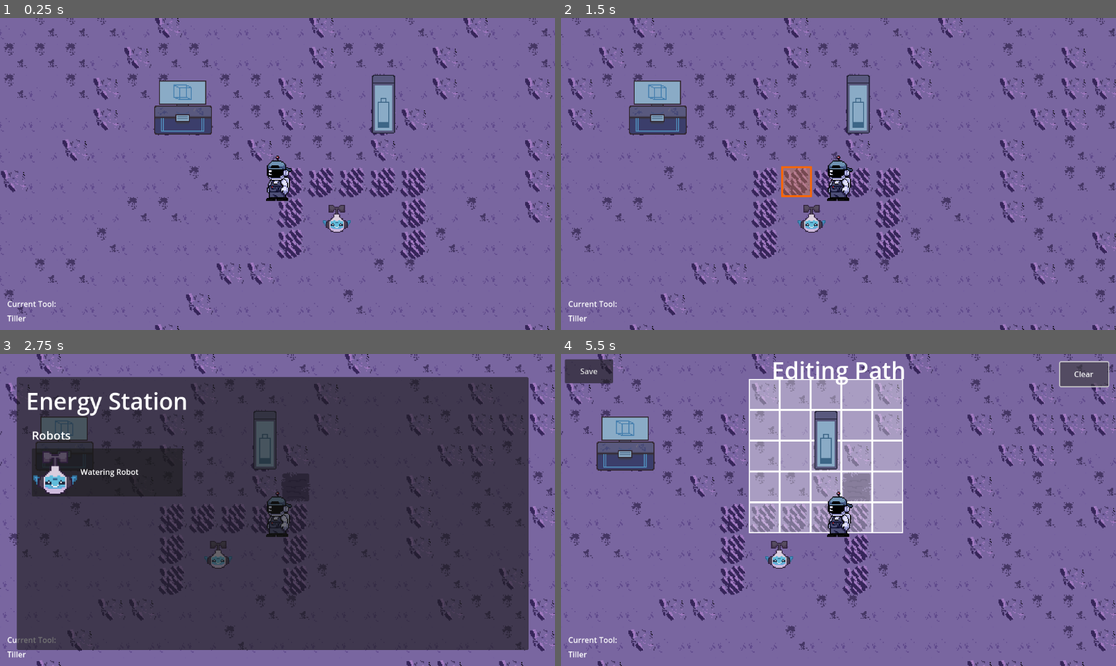
Above: before the commit, frames 1-4 (two rows, left to right).
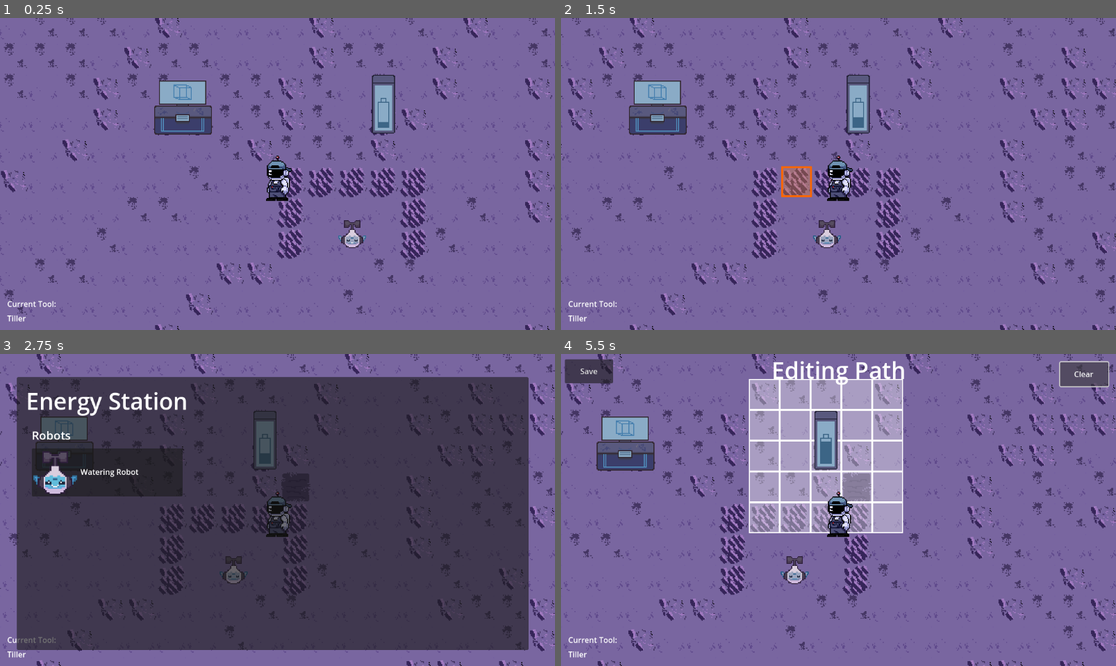
Above: after the commit, the same moments.

Repository: DevFTB/Moonbeam-Meadows
Game: Godot game, scene res://Level/moon.tscn
The game is run twice, just before and just after one commit, with the same random seed, the same clock (stepped at 60 frames per second) and the same inputs.
Inputs (mouse positions are in pixels of both pictures, inside the frame that each line leads up to):
- Up to frame 1 (0.25 s): no input
- Up to frame 2 (1.5 s): tap Enter at 0.5 s; move the mouse to (960, 158) at 0.52 s; hold D (move_right) 0.53-1.25 s; hold E (interact) 0.53-1.25 s; click (960, 158) at 0.67 s; drag from (727, 189) to (860, 105) at 1.27 s
- Up to frame 3 (2.75 s): tap Space at 2 s; move the mouse to (333, 441) at 2.02 s; hold D (move_right) from 2.03 s (still down); hold 1 (select_tool1) from 2.03 s (still down); click (333, 441) at 2.17 s; tap E (interact) at 2.3 s
- Up to frame 4 (5.5 s): release D (move_right) at 2.75 s; release 1 (select_tool1) at 2.75 s; click "Watering Robot" at 2.75 s; click "Edit Path" at 3.5 s; click "Save" at 4.25 s; click "Clear" at 5 s

The runs differ from the first frame. In frame 1, 0.5% of the frame differs, in the area x 58-66%, y 59-74%; in frame 2, 0.5%; in frame 3, 0.4%; in frame 4, 0.6%, in the area x 36-49%, y 28-74%.

Commit message:
power down / on animations, fixed signal errors

Diff:
--- a/GUI/InventoryGUI.gd
+++ b/GUI/InventoryGUI.gd
@@ -14,10 +14,3 @@
 		new_text += "%dx %s \n" % [inventory.inventory[item], item.item_name]
 
 	text = new_text
-
-
-
-
-func _on_phone_gui_opened_menu():
-	update_text()
-	pass # Replace with function body.
--- a/Level/Energy Station/EnergyStationGUI.gd
+++ b/Level/Energy Station/EnergyStationGUI.gd
@@ -19,7 +19,7 @@
 		child.queue_free()
 
 	for robot in energy_station.robots:
-		print(robot)
+		(robot)
 		var new_tile = robot_list_tile.instantiate()
 		new_tile.set_robot(robot)
 		new_tile.set_parent_gui(self)
--- a/Level/Quests/QuestResource.gd
+++ b/Level/Quests/QuestResource.gd
@@ -62,7 +62,7 @@
 	var req_test = "Requirements: \n"
 	for item in quest_items.keys():
 		req_test += "%dx %s" % [quest_items[item], item.item_name]
-	print("sdf " + req_test)
+	("sdf " + req_test)
 	return req_test
 
 func get_reward_text():
--- a/Level/Quests/QuestsGUI.gd
+++ b/Level/Quests/QuestsGUI.gd
@@ -29,7 +29,3 @@
 	for i in range(quests.size()):
 		quest_boxes[i].set_quest(quests[i])
 	pass
-
-func _on_phone_gui_opened_menu():
-	set_quests(quests)
-	pass # Replace with function body.
--- /dev/null
+++ b/Level/RobotAnimationController.gd
@@ -0,0 +1,20 @@
+extends AnimatedSprite2D
+
+func _ready():
+	animation_finished.connect(on_animation_finished)
+	pass
+func power_down():
+	play("power_down")
+	pass
+
+func power_on():
+	play("power_up")
+	pass
+
+func on_animation_finished():
+	print(animation)
+	if animation == "power_down":
+		play("unpowered")
+	if animation == "power_up":
+		play("powered")
+	pass
--- a/Level/Trade Station/InteractableConstruction.gd
+++ b/Level/Trade Station/InteractableConstruction.gd
@@ -19,7 +19,7 @@
 	pass # Replace with function body.
 
 func _on_interact_area_body_exited(body:Node2D):
-	if body == interacting_player and gui.visible:
+	if body == interacting_player:
 		interacting_player.unfreeze()
 		interacting_player = null
 		gui.hide()
--- a/Level/Trade Station/TSBuyItemGUI.gd
+++ b/Level/Trade Station/TSBuyItemGUI.gd
@@ -37,7 +37,7 @@
 	$VBoxContainer/HBoxContainer/CostLabel.text = str(item.buy_price)
 
 func start_multibuy():
-	print("start multibuy")
+	("start multibuy")
 
 	if pressed:
 		multibuy = true
@@ -60,7 +60,7 @@
 func _on_buy_button_button_up():
 	pressed = false
 	if multibuy:
-		print("multibuy %d" % multibuy_amount)
+		("multibuy %d" % multibuy_amount)
 		currency_manager.buy(trade_station.get_interacting_player(), item, multibuy_amount)
 		multibuy = false
 		$VBoxContainer/BuyButton.text = "Buy 1"
--- a/Level/Trade Station/TSSellItemGUI.gd
+++ b/Level/Trade Station/TSSellItemGUI.gd
@@ -38,7 +38,7 @@
 	$VBoxContainer/HBoxContainer/CostLabel.text = str(item.sell_price)
 
 func start_multisell():
-	print("start multisell")
+	("start multisell")
 
 	if pressed:
 		multisell = true
@@ -61,7 +61,7 @@
 func _on_sell_button_button_up():
 	pressed = false
 	if multisell:
-		print("multisell %d" % multisell_amount)
+		("multisell %d" % multisell_amount)
 		currency_manager.sell(trade_station.get_interacting_player(), item ,multisell_amount)
 		multisell = false
 		$VBoxContainer/SellButton.text = "Sell 1"
--- a/Level/moon.tscn
+++ b/Level/moon.tscn
@@ -34,6 +34,7 @@
 [ext_resource type="Resource" uid="uid://bhgci1lelg6mr" path="res://Robots/WateringRobot/water_robot_resource.tres" id="30_acke8"]
 [ext_resource type="Script" path="res://Level/Energy Station/EnergyStation.gd" id="31_d0ajy"]
 [ext_resource type="Script" path="res://Level/EditingCamera.gd" id="34_jlqph"]
+[ext_resource type="Script" path="res://Level/RobotAnimationController.gd" id="34_jpdug"]
 [ext_resource type="Texture2D" uid="uid://cpllgfkuq2efd" path="res://Level/Energy Station/energy_station.png" id="34_nfl1j"]
 
 [sub_resource type="AtlasTexture" id="AtlasTexture_0yc4t"]
@@ -141,6 +142,8 @@
 
 [node name="AnimatedSprite2D" type="AnimatedSprite2D" parent="Energy Station"]
 sprite_frames = SubResource("SpriteFrames_6xwl5")
+autoplay = "default"
+frame_progress = 0.330715
 offset = Vector2(0, -16)
 
 [node name="InteractArea" type="Area2D" parent="Energy Station"]
@@ -778,15 +781,16 @@
 [node name="Robots" type="Node2D" parent="."]
 
 [node name="Robot" type="CharacterBody2D" parent="Robots" groups=["robot"]]
-position = Vector2(480, 384)
+position = Vector2(496, 400)
 motion_mode = 1
 script = ExtResource("29_ho6k8")
 robot_type = ExtResource("30_acke8")
 
-[node name="AnimatedSprite2D" type="AnimatedSprite2D" parent="Robots/Robot"]
+[node name="RobotAnimationController" type="AnimatedSprite2D" parent="Robots/Robot"]
 position = Vector2(0, -10)
 sprite_frames = ExtResource("25_cbu3v")
-frame_progress = 0.81883
+animation = &"power_up"
+script = ExtResource("34_jpdug")
 
 [node name="CollisionShape2D" type="CollisionShape2D" parent="Robots/Robot"]
 shape = SubResource("CircleShape2D_we5yd")
@@ -804,12 +808,6 @@
 [connection signal="body_entered" from="Energy Station/InteractArea" to="Energy Station" method="_on_interact_area_body_entered"]
 [connection signal="body_exited" from="Energy Station/InteractArea" to="Energy Station" method="_on_interact_area_body_exited"]
 [connection signal="tool_changed" from="Player" to="CanvasLayer/GUI/ToolGUI" method="_on_player_tool_changed"]
-[connection signal="closed_menu" from="CanvasLayer/GUI/OverscreenUI/PhoneGUI" to="Player" method="_on_gui_closed_menu"]
-[connection signal="opened_menu" from="CanvasLayer/GUI/OverscreenUI/PhoneGUI" to="Player" method="_on_gui_opened_menu"]
-[connection signal="opened_menu" from="CanvasLayer/GUI/OverscreenUI/PhoneGUI" to="CanvasLayer/GUI/OverscreenUI/PhoneGUI/Inventory/InventorySections/VBoxContainer/Label2" method="_on_phone_gui_opened_menu"]
-[connection signal="opened_menu" from="CanvasLayer/GUI/OverscreenUI/PhoneGUI" to="CanvasLayer/GUI/OverscreenUI/PhoneGUI/Inventory/InventorySections/VBoxContainer2/Label2" method="_on_phone_gui_opened_menu"]
-[connection signal="opened_menu" from="CanvasLayer/GUI/OverscreenUI/PhoneGUI" to="CanvasLayer/GUI/OverscreenUI/PhoneGUI/Inventory/InventorySections/VBoxContainer3/Label3" method="_on_phone_gui_opened_menu"]
-[connection signal="opened_menu" from="CanvasLayer/GUI/OverscreenUI/PhoneGUI" to="CanvasLayer/GUI/OverscreenUI/PhoneGUI/Quests" method="_on_phone_gui_opened_menu"]
 [connection signal="pressed" from="CanvasLayer/GUI/OverscreenUI/EnergyStationGUI/RobotDetails/RobotActionButtonGrid/EditPathButton" to="CanvasLayer/GUI/OverscreenUI/EnergyStationGUI" method="_on_edit_path_button_pressed"]
 [connection signal="pressed" from="CanvasLayer/GUI/PathSelectionGUI/SaveButton" to="CanvasLayer/GUI/PathSelectionGUI" method="_on_save_button_pressed"]
 [connection signal="pressed" from="CanvasLayer/GUI/PathSelectionGUI/ClearButton" to="CanvasLayer/GUI/PathSelectionGUI" method="_on_clear_button_pressed"]
--- a/Robots/PathSelectionGUI.gd
+++ b/Robots/PathSelectionGUI.gd
@@ -46,7 +46,7 @@
 	var is_traversible = level.get_cell_tile_data(0, new_point).get_custom_data("r_traversible")
 	var is_continuous = grid_positions.size() == 0 or (grid_positions.back() - new_point).length() == 1
 	if is_not_same and is_traversible and is_continuous:
-		print(new_point)
+		(new_point)
 		grid_positions.append(new_point)
 
 		update_path_visual()
--- a/Robots/Robot.gd
+++ b/Robots/Robot.gd
@@ -43,18 +43,27 @@
 
 func _physics_process(_delta):
 	if is_navigation_finished:
-		# decide next destination
-		if has_energy() and powered:
-			if temp_path.size() == 0:
-				if path.size() > 1 and energy >= move_energy_cost:
+		# check if should power down
+		if powered:
+			if not has_energy() or path.size() <= 1:
+				power_down()
+				return
+
+			# travelling temp path overrides normal path
+			if temp_path.is_empty():
+
+				# start moving to next grid in path if possible
+				if energy >= move_energy_cost:
 					path_index = (path_index + 1) % path.size()
 					if level.is_traversible(path[path_index]):
 						move_to_grid(path[path_index])
 					else:
 						power_down()
 
+
+				# try do action in all action directions
 				var current_position = get_current_position()
-				if path.size() > 0 and last_acted != current_position:
+				if last_acted != current_position:
 					#do actions
 					for action in action_directions:
 						var action_position = current_position + action
@@ -62,12 +71,12 @@
 							do_action(action_position)
 
 					last_acted = current_position
-					print("--------------------------------------")
+					("--------------------------------------")
 			else:
+				# temp path doesn't cost energy.
 				move_to_grid(temp_path.pop_front())
-		else:
-			power_down()
 	else:
+		# movement code
 		if target_position != null:
 			var movement_delta = movement_speed * _delta * Vector2(direction)
 			var disp = (level.map_to_local(target_position)- Vector2(global_position) + movement_delta).length()
@@ -80,25 +89,37 @@
 		else:
 			is_navigation_finished = true
 
-func on_traversability_update(grid_position: Vector2i, traversible: bool):
-	astar.set_point_solid(grid_position, not traversible)
+func can_do_action(grid_position: Vector2i)->bool:
+	return false
 
-func has_energy():
-	return energy > 0
+func do_action(grid_position: Vector2i) -> void:
+	energy -= action_energy_cost
+	pass
 
 func power_down():
 	powered = false
+	$RobotAnimationController.power_down()
 	pass
+
+func power_on():
+	powered= true
+	$RobotAnimationController.power_on()
+
+func check_power():
+	if has_energy():
+		power_on()
+	else:
+		power_down()
 
 func set_path(new_path: Array[Vector2]):
 	path = new_path
+	check_power()
 	if powered:
 		move_to_grid(path[1])
 		path_index = 1
 	else:
 		path_index = 0
 
-	energy -= move_energy_cost
 	pass
 
 func move_to_grid(grid_position: Vector2i):
@@ -107,7 +128,8 @@
 		if (current_position - grid_position).length() == 1:
 			direction =  grid_position - current_position
 			target_position = grid_position
-			print("target %s" % str(target_position))
+			("target %s" % str(target_position))
+			energy -= move_energy_cost
 			is_navigation_finished = false
 		else:
 			position = level.map_to_local(current_position)
@@ -116,13 +138,11 @@
 	else:
 		is_navigation_finished = true
 
-func can_do_action(grid_position: Vector2i)->bool:
-	return false
+func has_energy():
+	return energy > 0
 
-func do_action(grid_position: Vector2i) -> void:
-	energy -= action_energy_cost
-	pass
-
+func on_traversability_update(grid_position: Vector2i, traversible: bool):
+	astar.set_point_solid(grid_position, not traversible)
 func _on_NavigationAgent2D_velocity_computed(safe_velocity: Vector2):
 	# Move CharacterBody3D with the computed `safe_velocity` to avoid dynamic obstacles.
 	velocity = safe_velocity
--- a/Robots/WateringRobot.gd
+++ b/Robots/WateringRobot.gd
@@ -7,12 +7,12 @@
 
 func can_do_action(grid_position):
 	var should_water = level.get_water_level(grid_position) < water_threshold
-	print("water level at %s is %f" % [str(grid_position), level.get_water_level(grid_position)])
+	("water level at %s is %f" % [str(grid_position), level.get_water_level(grid_position)])
 	return water_tank > 0 and should_water
 
 func do_action(grid_position):
 	if level.water_land(grid_position):
-		print("watered land at %s" % str(grid_position))
-		print("water level now %d" % water_tank )
+		("watered land at %s" % str(grid_position))
+		("water level now %d" % water_tank )
 		water_tank -= 1
 		super.do_action(grid_position)
--- a/Robots/WateringRobot/water_robot_resource.tres
+++ b/Robots/WateringRobot/water_robot_resource.tres
@@ -12,4 +12,4 @@
 robot_type_name = "Watering Robot"
 robot_description = "A robot that waters squares"
 robot_icon = SubResource("AtlasTexture_khmc4")
-robot_energy_capacity = 60
+robot_energy_capacity = 30
--- a/Robots/WateringRobot/watering_robot_sprite_frames.tres
+++ b/Robots/WateringRobot/watering_robot_sprite_frames.tres
@@ -1,6 +1,32 @@
-[gd_resource type="SpriteFrames" load_steps=5 format=3 uid="uid://mo5wyk85dbu8"]
+[gd_resource type="SpriteFrames" load_steps=13 format=3 uid="uid://mo5wyk85dbu8"]
 
 [ext_resource type="Texture2D" uid="uid://b2g1vrdcednc8" path="res://Robots/WateringRobot/watering_robot.png" id="1_rlony"]
+[ext_resource type="Texture2D" uid="uid://clsfot2xray55" path="res://Robots/WateringRobot/watering_robot_power_down.png" id="1_vcjmv"]
+[ext_resource type="Texture2D" uid="uid://c2bn66laf61rs" path="res://Robots/WateringRobot/watering_robot_unpowered.png" id="3_cbmjq"]
+
+[sub_resource type="AtlasTexture" id="AtlasTexture_v7ri8"]
+atlas = ExtResource("1_vcjmv")
+region = Rect2(0, 0, 32, 32)
+
+[sub_resource type="AtlasTexture" id="AtlasTexture_1ogbf"]
+atlas = ExtResource("1_vcjmv")
+region = Rect2(32, 0, 32, 32)
+
+[sub_resource type="AtlasTexture" id="AtlasTexture_857wp"]
+atlas = ExtResource("1_vcjmv")
+region = Rect2(64, 0, 32, 32)
+
+[sub_resource type="AtlasTexture" id="AtlasTexture_iq8bn"]
+atlas = ExtResource("1_vcjmv")
+region = Rect2(64, 0, 32, 32)
+
+[sub_resource type="AtlasTexture" id="AtlasTexture_1dcgf"]
+atlas = ExtResource("1_vcjmv")
+region = Rect2(32, 0, 32, 32)
+
+[sub_resource type="AtlasTexture" id="AtlasTexture_lt1gh"]
+atlas = ExtResource("1_vcjmv")
+region = Rect2(0, 0, 32, 32)
 
 [sub_resource type="AtlasTexture" id="AtlasTexture_x8t77"]
 atlas = ExtResource("1_rlony")
@@ -18,6 +44,34 @@
 animations = [{
 "frames": [{
 "duration": 1.0,
+"texture": SubResource("AtlasTexture_v7ri8")
+}, {
+"duration": 1.0,
+"texture": SubResource("AtlasTexture_1ogbf")
+}, {
+"duration": 1.0,
+"texture": SubResource("AtlasTexture_857wp")
+}],
+"loop": false,
+"name": &"power_down",
+"speed": 5.0
+}, {
+"frames": [{
+"duration": 1.0,
+"texture": SubResource("AtlasTexture_iq8bn")
+}, {
+"duration": 1.0,
+"texture": SubResource("AtlasTexture_1dcgf")
+}, {
+"duration": 1.0,
+"texture": SubResource("AtlasTexture_lt1gh")
+}],
+"loop": false,
+"name": &"power_up",
+"speed": 5.0
+}, {
+"frames": [{
+"duration": 1.0,
 "texture": SubResource("AtlasTexture_x8t77")
 }, {
 "duration": 1.0,
@@ -27,6 +81,14 @@
 "texture": SubResource("AtlasTexture_4l7p6")
 }],
 "loop": true,
-"name": &"default",
+"name": &"powered",
 "speed": 1.0
+}, {
+"frames": [{
+"duration": 1.0,
+"texture": ExtResource("3_cbmjq")
+}],
+"loop": true,
+"name": &"unpowered",
+"speed": 5.0
 }]
Not shown: 1 places in Level/moon.tscn that only renumber resources
Binary file added: Robots/WateringRobot/watering_robot_power_down.png
Not shown, added: Robots/WateringRobot/watering_robot_power_down.png.import
Binary file added: Robots/WateringRobot/watering_robot_unpowered.png
Not shown, added: Robots/WateringRobot/watering_robot_unpowered.png.import
